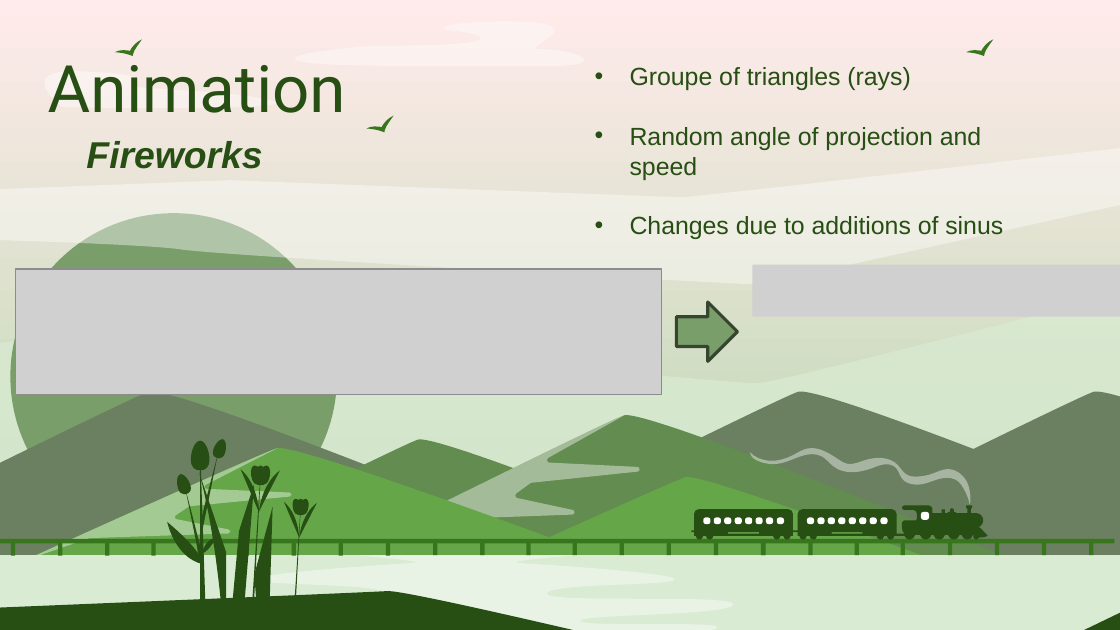
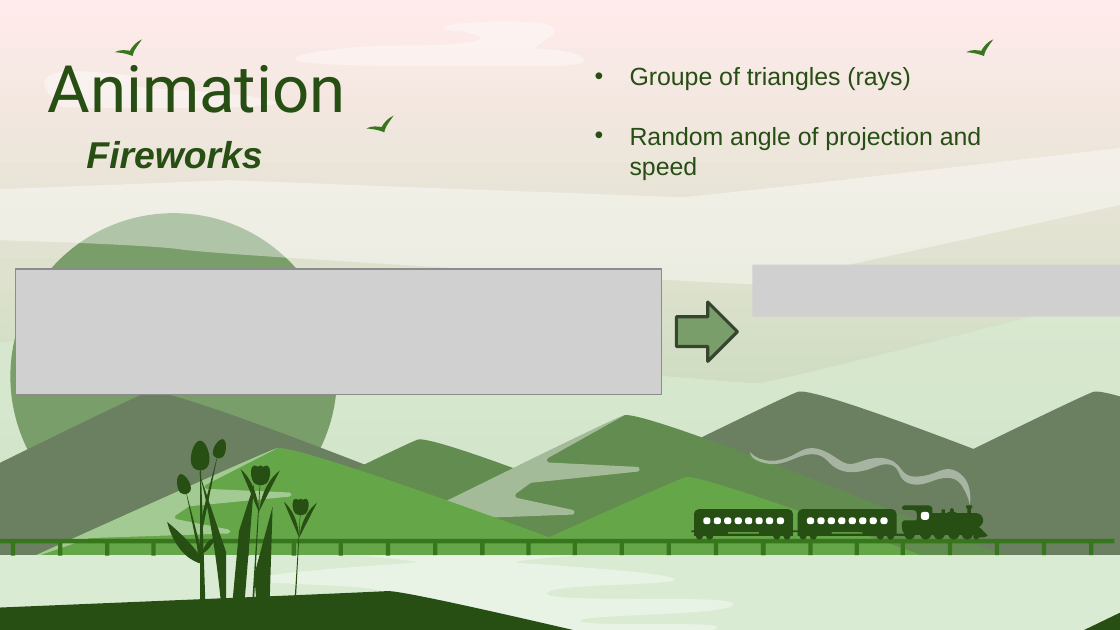
Before and after one commit to Smoother19/MusicAnimation, a slide deck: slide 11 of docs/presentation/PresProto.pptx. Drawn at 1120x630 pixels with LibreOffice and Linux fonts; fonts in the diff are those of the drawing; grey boxes stand for pictures. Boxes give left, top, right and bottom in pixels: in the first picture for what was removed or moved away, otherwise in the second. Text is boxed around its words. In the diff, an @@ line names an element or a change of style, - is before the commit and + after.

Commit message:
Little update for the fireworks part

```diff
--- a/docs/presentation/PresProto.pptx
+++ b/docs/presentation/PresProto.pptx
@@ subtitle at (630, 216, 1003, 239): paragraph removed @@
-• Changes due to additions of sinus
```
